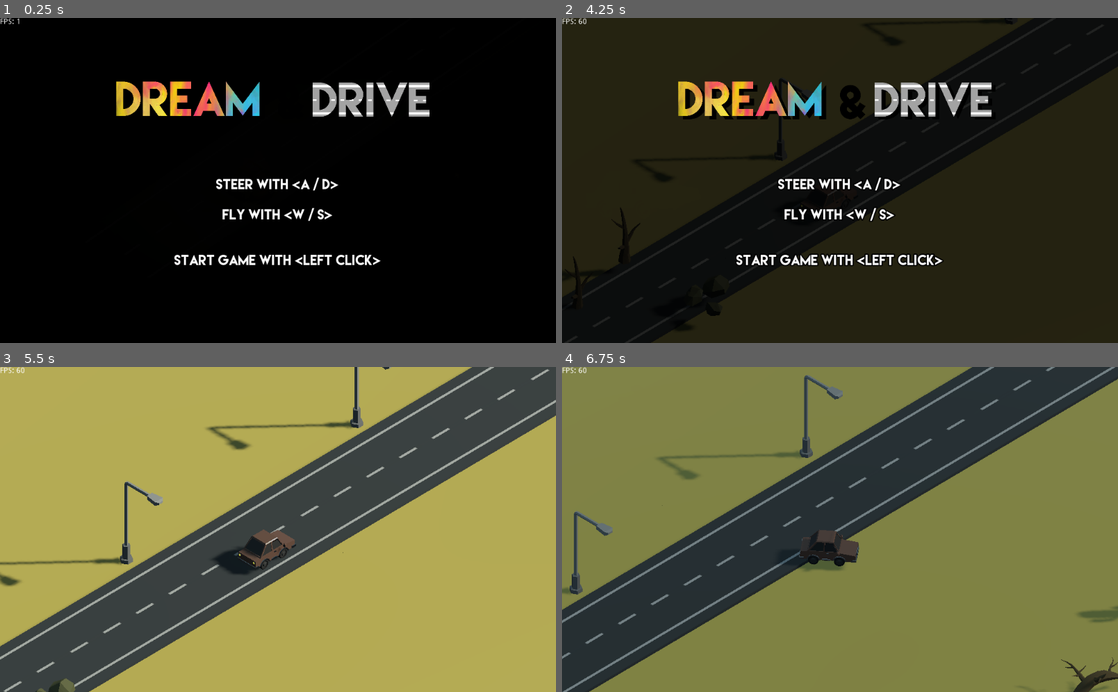
Above: before the commit, frames 1-4 (two rows, left to right).
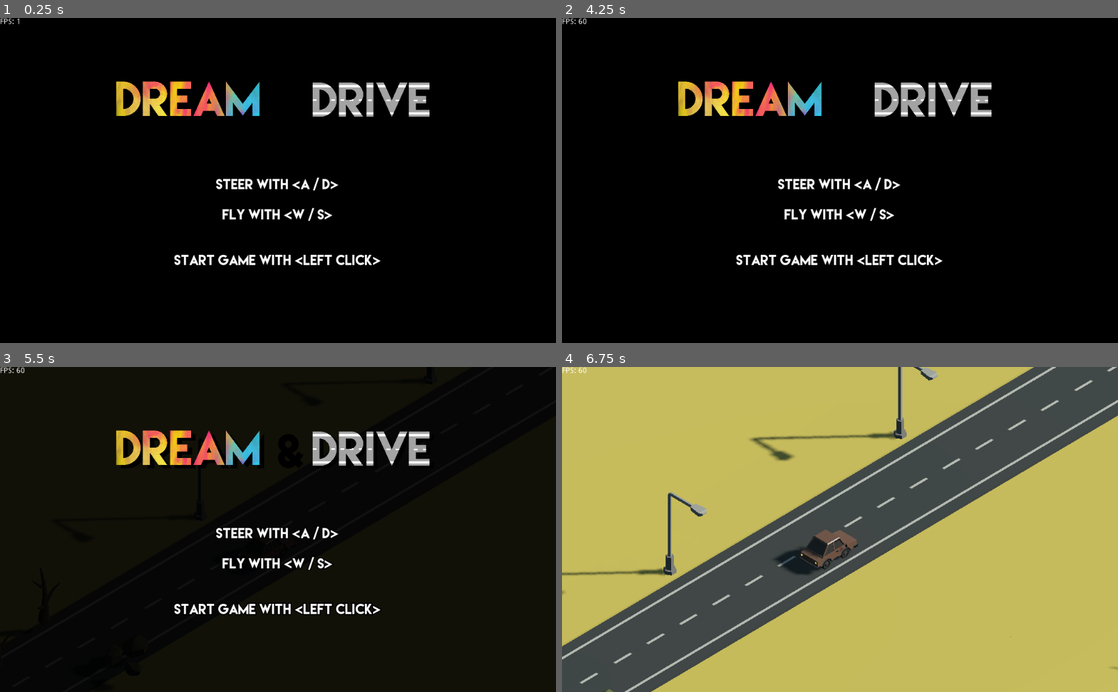
Above: after the commit, the same moments.

Repository: nheeb/dreamanddrive
Game: Godot game, scene res://Logic/Main.tscn
The game is run twice, just before and just after one commit, with the same random seed, the same clock (stepped at 60 frames per second) and the same inputs. The engine's default icon, where the game draws it, is replaced by a stand-in: a white triangle on a blue panel in a dark square.
Inputs (mouse positions are in pixels of both pictures, inside the frame that each line leads up to):
- Up to frame 1 (0.25 s): no input
- Up to frame 2 (4.25 s): tap Enter at 0.5, 2.75 s; move the mouse to (962, 164) at 0.52 s; hold D (steer_right) 0.53-1.28 s; click (962, 164) at 0.6 s; move the mouse to (728, 196) at 1.27 s; hold S (fly_down) 1.28-2.03 s; click (728, 196) at 1.35 s; tap Space at 2, 3.5 s; move the mouse to (895, 109) at 2.02 s; hold D (steer_right) 2.03-2.78 s; click (895, 109) at 2.1 s; move the mouse to (812, 245) at 2.77 s; hold W (fly_up) 2.78-3.53 s; click (812, 245) at 2.85 s; move the mouse to (1006, 229) at 3.52 s; hold A (steer_left) from 3.53 s (still down); click (1006, 229) at 3.6 s
- Up to frame 3 (5.5 s): move the mouse to (111, 480) at 4.27 s; click (111, 480) at 4.35 s; move the mouse to (305, 529) at 5.02 s; release A (steer_left) at 5.03 s; hold S (fly_down) from 5.03 s (still down); click (305, 529) at 5.1 s
- Up to frame 4 (6.75 s): move the mouse to (756, 448) at 5.77 s; release S (fly_down) at 5.78 s; hold D (steer_right) 5.78-6.53 s; click (756, 448) at 5.85 s; move the mouse to (962, 513) at 6.52 s; hold W (fly_up) from 6.53 s (still down); click (962, 513) at 6.6 s

The runs differ from the first frame. In frame 2, 68% of the frame differs, in the area x 0-100%, y 0-100%; in frame 3, 100%; in frame 4, 99%.

Commit message:
More Tweaks

Diff:
--- a/Deco/Lamp.gd
+++ b/Deco/Lamp.gd
@@ -3,7 +3,7 @@
 func _ready():
 	if Game.intro:
 		$SpotLight.visible = true
-		yield(get_tree(),"idle_frame")
+		yield(get_tree().create_timer(.5),"timeout")
 		$SpotLight.visible = false
 
 func turn_on():
--- a/Logic/EnemyCar.gd
+++ b/Logic/EnemyCar.gd
@@ -28,7 +28,7 @@
 func halt():
 	speed = 0.0
 	if is_instance_valid(halt_tween): halt_tween.kill()
-	yield(get_tree().create_timer(2),"timeout")
+	yield(get_tree().create_timer(3.5),"timeout")
 	halt_tween = get_tree().create_tween()
 	halt_tween.tween_property(self, "speed", 10.0, 4.0).from(0.0)
 
--- a/Logic/Game.gd
+++ b/Logic/Game.gd
@@ -22,14 +22,14 @@
 
 func _ready():
 	randomize()
-	Sound.add_db(-200)
+	Sound.add_db(-500)
 	yield(get_tree().create_timer(.1),"timeout")
 	start_intro(true)
 	car.handle_collision(null)
 	dream_car.handle_collision()
-	yield(get_tree().create_timer(1.3),"timeout")
+	yield(get_tree().create_timer(2.3),"timeout")
 	reset_game()
-	Sound.add_db(200)
+	Sound.add_db(500)
 
 func start_intro(uber := false):
 	world.reduce_sky_energy()
--- a/Logic/Main.tscn
+++ b/Logic/Main.tscn
@@ -124,6 +124,7 @@
 	// Dream Layer
 	COLOR.rgb = mix(COLOR.rgb,texture(dream, UV).rgb , .01 * black_screen + texture(dream, UV).a* (1.0 - (dream_border_wide(UV, 1.2 * dream_start))));
 	// Black Screen
+	COLOR.rgb = mix(COLOR.rgb, vec3(0.0), min(.99, black_screen));
 	COLOR.rgb = mix(COLOR.rgb, vec3(0.0), min(.99, black_screen));
 	COLOR.a = 1.0;
 }"
--- a/Logic/Sound.gd
+++ b/Logic/Sound.gd
@@ -7,6 +7,9 @@
 
 func start_music():
 	$MusicPlayer.play(0.0)
+
+func stop_music():
+	$MusicPlayer.stop()
 
 func fade_out_engine():
 	var tween := get_tree().create_tween()
@@ -57,10 +60,12 @@
 	$EngineOffPlayer.play(0.0)
 
 func uber():
+	add_db(-200)
 	for audio in get_children():
 		audio = audio as AudioStreamPlayer
-		audio.volume_db -= 100.0
+		audio.volume_db -= 200.0
 		audio.play(0.0)
 		yield(get_tree().create_timer(.1),"timeout")
 		audio.stop()
-		audio.volume_db += 100.0
+		audio.volume_db += 200.0
+	add_db(200)
--- a/Logic/World.gd
+++ b/Logic/World.gd
@@ -14,6 +14,7 @@
 	for i in range(10):
 		yield(get_tree().create_timer(.1),"timeout")
 		$IntroTexts.visible = false
+		Sound.stop_music()
 
 
 var cam_follow := true
--- a/Logic/World.tscn
+++ b/Logic/World.tscn
@@ -165,14 +165,14 @@
 [node name="Label3D" type="Label3D" parent="IntroTexts"]
 transform = Transform( 1.59269, 0, 0, 0, -6.96186e-08, 1.59269, 0, -1.59269, -6.96186e-08, 36.0185, 1.23256, -1.21337 )
 cast_shadow = 0
-modulate = Color( 0.478431, 0.478431, 0.521569, 1 )
+modulate = Color( 0.517647, 0.517647, 0.517647, 1 )
 text = "As the sunlight fades..."
 font = SubResource( 5 )
 
 [node name="Label3D2" type="Label3D" parent="IntroTexts"]
 transform = Transform( 1.73426, 0, 0, 0, -7.58068e-08, 1.73426, 0, -1.73426, -7.58068e-08, 68.904, 1.23256, 1.35802 )
 cast_shadow = 0
-modulate = Color( 0.478431, 0.478431, 0.521569, 1 )
+modulate = Color( 0.517647, 0.517647, 0.517647, 1 )
 text = "Your mind drifts away"
 font = SubResource( 5 )
 
